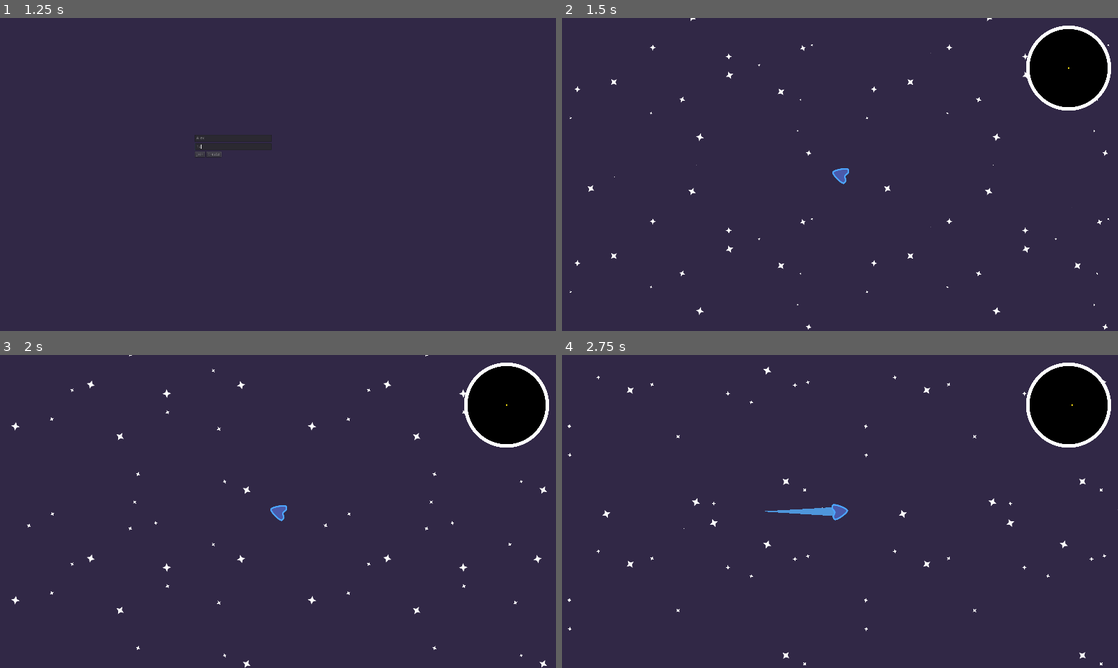
Above: before the commit, frames 1-4 (two rows, left to right).
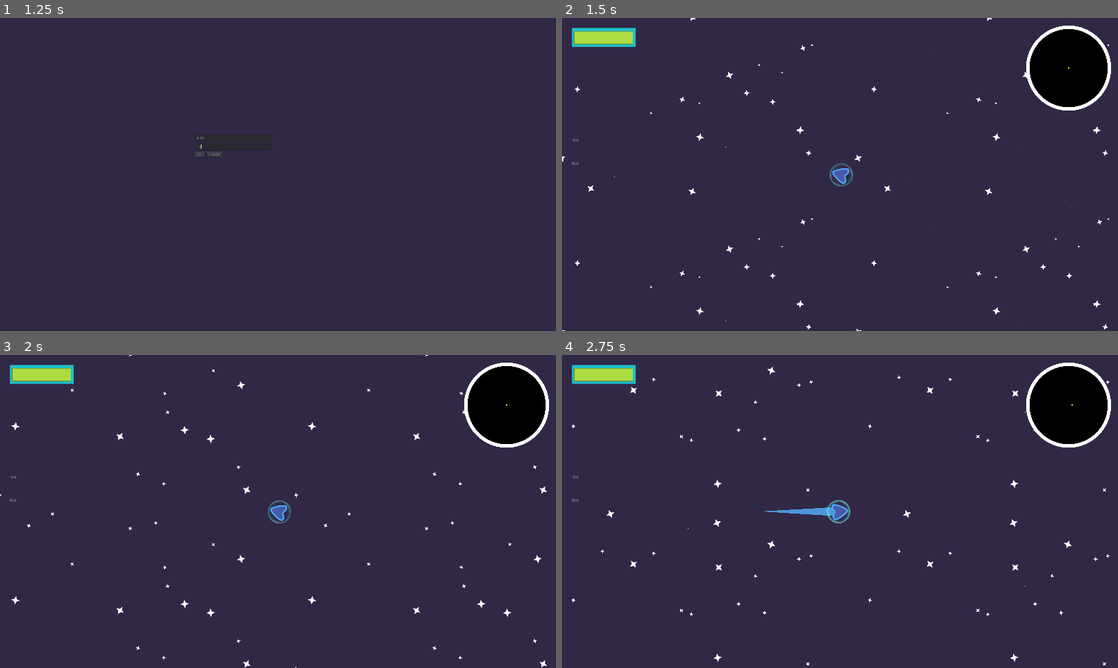
Above: after the commit, the same moments.

Repository: PIWEEK/spacehunters
Game: Godot game, scene res://Menu.tscn
The game is run twice, just before and just after one commit, with the same random seed, the same clock (stepped at 60 frames per second) and the same inputs.
Inputs (mouse positions are in pixels of both pictures, inside the frame that each line leads up to):
- Up to frame 1 (1.25 s): click (233, 136) at 0.52 s; type "Alex" at 0.6 s; click (233, 146) at 0.75 s; type "12" at 0.83 s
- Up to frame 2 (1.5 s): click "Create" at 1.25 s
- Up to frame 3 (2 s): no input
- Up to frame 4 (2.75 s): move the mouse to (962, 495) at 2.02 s; hold Right (ui_right) from 2.03 s (still down); hold Space (charge) from 2.03 s (still down)

Frame 1 is identical in both runs. In frame 2, 1.1% of the frame differs, in the area x 0-97%, y 3-100%; in frame 3, 1.1%; in frame 4, 1.6%, in the area x 1-100%, y 3-100%.

Commit message:
fix conflict

Diff:
--- a/Main.tscn
+++ b/Main.tscn
@@ -29,6 +29,12 @@
 [node name="Minimap" parent="CanvasLayer" instance=ExtResource( 1 )]
 position = Vector2( 1749.32, 173.027 )
 
+[node name="ShieldHullBar" parent="CanvasLayer" instance=ExtResource( 7 )]
+margin_left = 32.0
+margin_top = 32.0
+margin_right = -1646.0
+margin_bottom = -974.0
+
 [node name="Line2D" type="Line2D" parent="."]
 visible = false
 points = PoolVector2Array( -3000.06, -0.231659, 3003.06, -0.231659 )
--- a/Objects/MovingAsteroid.gd
+++ b/Objects/MovingAsteroid.gd
@@ -93,7 +93,6 @@
         )
         tween.start()
         yield(tween, "tween_all_completed")
-
         self.delete()
 
 func shoot():
@@ -104,6 +103,5 @@
 
         yield(get_tree().create_timer(1.6), 'timeout')
         self.add_child(explosion.instance())
-
         yield(get_tree().create_timer(3), 'timeout')
-        # self.delete()
+        self.delete()
--- a/Objects/RandomAsteroids.gd
+++ b/Objects/RandomAsteroids.gd
@@ -1,6 +1,6 @@
 extends Node2D
 
-const ASTEROIDS_NUM = 40
+const ASTEROIDS_NUM = 2
 const MOVING_ASTEROID = preload("res://Objects/MovingAsteroid.tscn")
 const TIMER = 30.0 # seconds
 
--- a/PlayerShip.tscn
+++ b/PlayerShip.tscn
@@ -5,6 +5,7 @@
 [ext_resource path="res://LaserBeam/LaserBeam.tscn" type="PackedScene" id=3]
 [ext_resource path="res://Assets/cloud1.png" type="Texture" id=4]
 [ext_resource path="res://Trail2D.gd" type="Script" id=5]
+[ext_resource path="res://Assets/ShieldEnergy.png" type="Texture" id=6]
 
 [sub_resource type="CapsuleShape2D" id=1]
 radius = 34.0609
@@ -38,6 +39,22 @@
 
 [sub_resource type="Gradient" id=7]
 colors = PoolColorArray( 1, 1, 1, 1, 1, 1, 1, 1 )
+
+[sub_resource type="Curve" id=7]
+_data = [ Vector2( 0.0454545, 0 ), 0.0, 0.0, 0, 0, Vector2( 0.10101, 1 ), 0.0, 0.0, 0, 0, Vector2( 1, 1 ), 0.0, 0.0, 0, 0 ]
+
+[sub_resource type="CurveTexture" id=8]
+curve = SubResource( 7 )
+
+[sub_resource type="ParticlesMaterial" id=9]
+flag_disable_z = true
+gravity = Vector3( 0, 0, 0 )
+angular_velocity = 300.0
+angular_velocity_random = 1.0
+orbit_velocity = 0.0
+orbit_velocity_random = 0.0
+scale = 0.17
+scale_curve = SubResource( 8 )
 
 [node name="PlayerShip" type="KinematicBody2D"]
 position = Vector2( 188.09, 295.571 )
@@ -117,3 +134,12 @@
 max_points = 100
 target_path = NodePath("..")
 [connection signal="timeout" from="ShipTrail" to="." method="_on_ShipTrail_timeout"]
+
+[node name="Particles2D" type="Particles2D" parent="."]
+position = Vector2( -5, 0 )
+amount = 5
+lifetime = 10.0
+preprocess = 1.0
+randomness = 1.0
+process_material = SubResource( 9 )
+texture = ExtResource( 6 )
